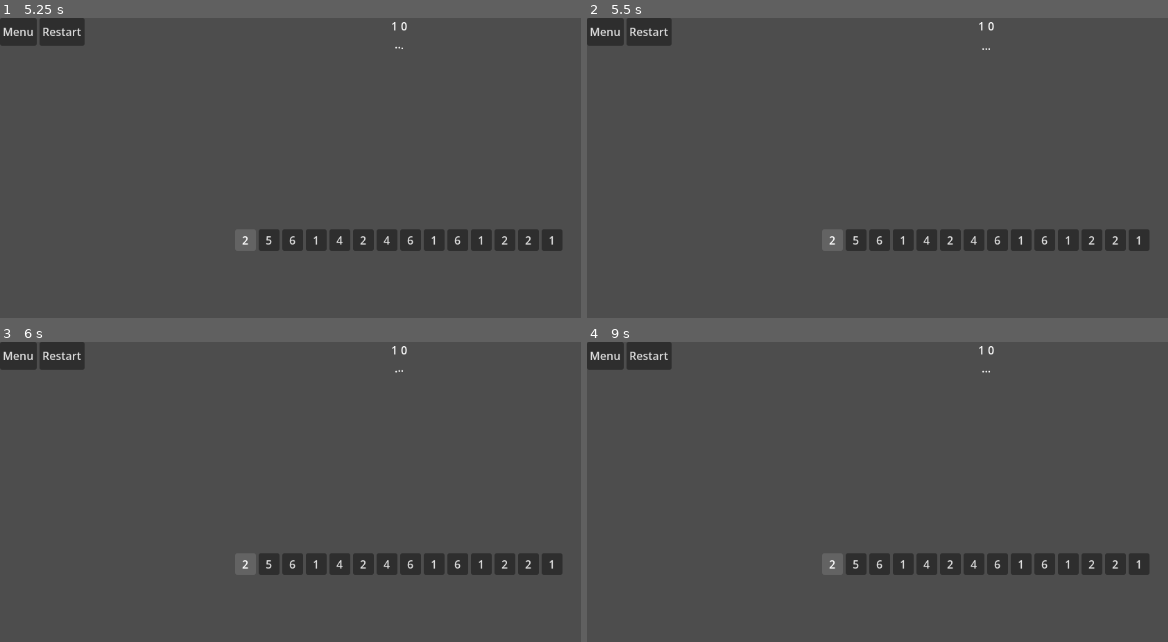
Above: before the commit, frames 1-4 (two rows, left to right).
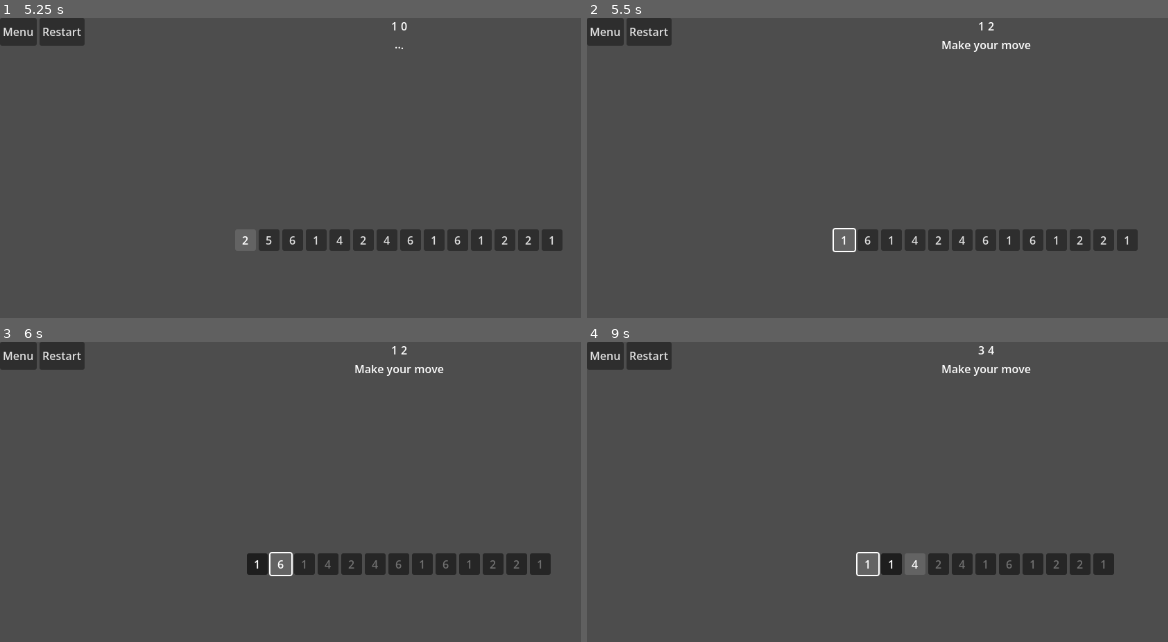
Above: after the commit, the same moments.

Repository: EriksErcums/MI_Pirmais_Praktiskais_Darbs_L2
Game: Godot game, scene res://Menu/Menu.tscn
Same seed, same stepped clock (60 frames per second), same inputs: the game is played once before the commit and once after it.
Inputs (mouse positions are in pixels of both pictures, inside the frame that each line leads up to):
- Up to frame 1 (5.25 s): click "Play" at 0.5 s; click "Restart" at 1.25 s; click "Restart" at 2 s; click "Restart" at 2.75 s; click "3" at 3.5 s; click "5" at 4.25 s; click "2" at 5 s
- Up to frame 2 (5.5 s): no input
- Up to frame 3 (6 s): click "1" at 5.75 s
- Up to frame 4 (9 s): click (854, 564) at 6.5 s, where only the run before the commit has a clickable "5"; click "6" at 7.25 s; click "1" at 8 s; click "1" at 8.75 s

Frame 1 is identical in both runs. In frame 2, 1.4% of the frame differs, in the area x 41-97%, y 1-78%; in frame 3, 1.6%; in frame 4, 1.9%.

Commit message:
Tree/algorithm refactoring + other improvements

Diff:
--- a/Cell/Cell.tscn
+++ b/Cell/Cell.tscn
@@ -1,6 +1,5 @@
 [gd_scene format=3 uid="uid://b7t13c10inr82"]
 
-[ext_resource type="Theme" uid="uid://06p3ln6yr5lg" path="res://Cell/Cell_Theme.tres" id="1_amw0d"]
 [ext_resource type="Script" uid="uid://crtd2m0y6bkjg" path="res://Cell/Cell.gd" id="2_sg20i"]
 
 [node name="Button" type="Button" unique_id=1038962122]
@@ -8,7 +7,6 @@
 offset_right = 30.0
 offset_bottom = 31.0
 size_flags_vertical = 4
-theme = ExtResource("1_amw0d")
 toggle_mode = true
 text = "1"
 script = ExtResource("2_sg20i")
--- a/Cell/Cell_Theme.tres
+++ /dev/null
@@ -1,3 +0,0 @@
-[gd_resource type="Theme" format=3 uid="uid://06p3ln6yr5lg"]
-
-[resource]
--- a/Common/Algorithms.gd
+++ b/Common/Algorithms.gd
@@ -5,63 +5,60 @@
 const PLAYER_MOVE: bool = false
 const BOT_MOVE: bool = true
 
-static func best_move(state: State, depth: int, prune: bool) -> Vector2i:
+static func best_move(tree: GameTree, depth: int, prune: bool) -> Vector2i:
 	var best_score: int = MIN_INT
 	var move: Vector2i = Vector2i(-1, -1)
-	print("Board:", state.nums)
+	print("Board: ", tree.states[0].nums)
 
-	for i: int in state.nums.size() - 1:
-		var _state: State = state.clone()
-		_state.process_turn(i, i+1, BOT_MOVE)
+	# `i` is used only for debugging
+	var i: int = 0
+	for child_id: int in tree.verticies[0]:
 		var score: int
-		if prune: score = alphabeta(_state, depth, best_score, MAX_INT, PLAYER_MOVE)
-		else: score = minimax(_state, depth, PLAYER_MOVE)
+		if prune: score = alphabeta(tree, child_id, depth-1, best_score, MAX_INT, BOT_MOVE)
+		else: score = minimax(tree, child_id, depth-1, BOT_MOVE)
 
 		print("Move ", i, "+", i+1, " -> score:", score)
 		if score > best_score:
 			best_score = score
 			move = Vector2i(i, i+1)
-	print("Chosen move:", move, " score:", best_score, "\n")
+		i += 1
+	print("Chosen move: ", move, " score:", best_score, "\n")
 	return move
 
-static func minimax(state: State, depth: int, is_maxing: bool) -> int:
+static func minimax(tree: GameTree, state_id: int, depth: int, is_maxing: bool) -> int:
+	var state: State = tree.states[state_id]
 	# Terminal state
 	if state.nums.size() <= 1 || depth == 0:
-		return state.eval()
+		# Trust me this one doesn't leak
+		return state.eval(is_maxing)
 
 	if is_maxing:
 		var best: int = MIN_INT
-		for i: int in state.nums.size()-1:
-			var _state: State = state.clone()
-			_state.process_turn(i, i+1, BOT_MOVE)
-			var score: int = minimax(_state, depth-1, PLAYER_MOVE)
+		for child_id: int in tree.verticies[state_id]:
+			var score: int = minimax(tree, child_id, depth-1, PLAYER_MOVE)
 			best = max(best, score)
 		return best
 	else:
 		var best: int = MAX_INT
-		for i: int in state.nums.size()-1:
-			var _state: State = state.clone()
-			_state.process_turn(i, i+1, PLAYER_MOVE)
-			var score: int = minimax(_state, depth-1, BOT_MOVE)
+		for child_id: int in tree.verticies[state_id]:
+			var score: int = minimax(tree, child_id, depth-1, BOT_MOVE)
 			best = min(best, score)
 		return best
 
 
-static func alphabeta(state: State, depth: int, alpha: int, beta: int, is_maxing: bool) -> int:
+static func alphabeta(tree: GameTree, state_id: int, depth: int, alpha: int, beta: int, is_maxing: bool) -> int:
+	var state: State = tree.states[state_id]
 	# Terminal state
 	if state.nums.size() <= 1 || depth == 0:
-		return state.eval()
+		return state.eval(is_maxing)
 
 	# Player 2 (Computer) turn - maximize
 	if is_maxing:
 		var best: int = MIN_INT
-		for i: int in state.nums.size()-1:
-			var _state: State = state.clone()
-			_state.process_turn(i, i+1, BOT_MOVE)
-			var score: int = alphabeta(_state, depth-1, alpha, beta, PLAYER_MOVE)
+		for child_id: int in tree.verticies[state_id]:
+			var score: int = alphabeta(tree, child_id, depth-1, alpha, beta, PLAYER_MOVE)
 			best = max(best, score)
 			alpha = max(alpha, best)
-
 			# pruning condition
 			if beta <= alpha: break
 		return best
@@ -69,13 +66,10 @@
 	# Player 1 turn - minimize
 	else:
 		var best: int = MAX_INT
-		for i: int in state.nums.size()-1:
-			var _state: State = state.clone()
-			_state.process_turn(i, i+1, PLAYER_MOVE)
-			var score: int = alphabeta(_state, depth-1, alpha, beta, BOT_MOVE)
+		for child_id: int in tree.verticies[state_id]:
+			var score: int = alphabeta(tree, child_id, depth-1, alpha, beta, BOT_MOVE)
 			best = min(best, score)
 			beta = min(beta, best)
-
 			#pruning condition
 			if beta <= alpha: break
 		return best
--- a/Common/GameTree.gd
+++ b/Common/GameTree.gd
@@ -1,41 +1,33 @@
-class_name GameTree extends RefCounted
-
-const INF: int = 1 << 30
+class_name GameTree extends Object
 
 var states: Array[State]
 var verticies: Dictionary[int, PackedInt32Array]
 
-func _init(init_state: State, depth: int = -1, is_p1_turn: bool = true) -> void:
+func _init(init_state: State) -> void:
 	states = []
 	verticies = {}
-	var root_state = init_state.clone()
-	states.append(root_state)
-	if depth > 0:
-		build_tree(0, depth, is_p1_turn)
+	states.append(init_state.clone())
+	#if depth > 0: build_tree(0, depth, p2_turn)
 
-func build_tree(state_id: int, depth: int, is_p1_turn: bool) -> void:
-	if depth == 0:
-		return
-	var state = states[state_id]
-	# built-in generate_children() //////////////////
-	var children = []
+func build_tree(state_id: int, depth: int, p2_turn: bool) -> void:
+	if depth == 0: return
+
+	var state: State = states[state_id]
+	var children: Array[State] = []
 	if state.nums.size() > 1:
-		for i in range(state.nums.size() - 1):
-			var child = state.clone()
-			child.process_turn(i, i + 1, not is_p1_turn)
+		for i: int in state.nums.size() - 1:
+			var child: State = state.clone()
+			child.process_turn(i, i + 1, p2_turn)
 			children.append(child)
+
 	verticies[state_id] = []
-	for child in children:
-		var child_id = states.size()
+	for child: State in children:
+		var child_id: int = states.size()
 		states.append(child)
 		verticies[state_id].append(child_id)
-		build_tree(child_id, depth - 1, not is_p1_turn)
+		build_tree(child_id, depth - 1, !p2_turn)
 
-
-func add_state(state: State) -> void:
-	states.append(state)
-
-func add_vertice(from_id: int, to_id: int) -> void:
-	if not verticies.has(from_id):
-		verticies[from_id] = []
-	verticies[from_id].append(to_id)
+func free_states() -> void:
+	for state: State in states: state.free()
+	states.clear()
+	verticies.clear()
--- a/Common/State.gd
+++ b/Common/State.gd
@@ -1,8 +1,8 @@
-class_name State extends RefCounted
+class_name State extends Object
 
-var nums: PackedInt32Array
 var p1_score: int = 0
 var p2_score: int = 0
+var nums: PackedInt32Array
 
 # Use this for simulating turns
 func process_turn(pos1: int, pos2: int, p2_turn: bool) -> void:
@@ -24,18 +24,17 @@
 	if p2_turn: p2_score += score
 	else: p1_score += score
 
-# Returns a score where higher is better for player 2(AI bot)
-func eval() -> int:
+# Returns a score where higher is better for player 2 (AI bot)
+func eval(p2_turn: bool) -> int:
 	var score: int = (p2_score - p1_score) * 100
+	var sevens: int = 0
 	for i: int in nums.size() - 1:
-		var sum: int = nums[i] + nums[i+1]
+		if nums[i] + nums[i+1] == 7: sevens += 1
 
-		if sum == 7: score += 45
-		elif sum == 6 || sum == 8: score += 8
-		elif sum == 5 || sum == 9: score += 3
-
-		if sum > 7: sum -= 6
-		if sum == 3 || sum == 4: score += 2
+	var p2_adv: bool = sevens % 2 != 0
+	if !p2_turn: p2_adv = !p2_adv
+	if p2_adv: score += 10
+	else: score -= 10
 	return score
 
 func clone() -> State:
--- a/Game/GameLoop.gd
+++ b/Game/GameLoop.gd
@@ -19,6 +19,8 @@
 const P2_WON_STR: String = "You lost!"
 const DRAFT_STR: String = "Draft!"
 const COLOR_SHINE: Color = Color(4.5, 4.5, 4.5)
+const TREE_DEPTH: int = 4
+const MIN_WAIT_MSEC: int = 1000
 
 # Input
 var init_turn: bool = false
@@ -31,13 +33,13 @@
 var state: State
 var cur_cell: Cell
 var cells: Array[Cell]
-var algo_thread: Thread
+var tree_thread: Thread
 # https://docs.godotengine.org/en/stable/tutorials/performance/using_multiple_threads.html
 
 
 # Init
 func _ready() -> void:
-	algo_thread = Thread.new()
+	tree_thread = Thread.new()
 	p2_turn = init_turn
 	state = State.new()
 	state.nums.resize(cells_max)
@@ -57,11 +59,18 @@
 		cell_prev = cell
 		cells[i] = cell
 
-	game_tree = GameTree.new(state, -1)
 	assign_turn()
 
 func _exit_tree() -> void:
-	if algo_thread.is_alive(): algo_thread.wait_to_finish()
+	if tree_thread.is_alive(): tree_thread.wait_to_finish()
+	if game_tree:
+		game_tree.free_states()
+		game_tree.free()
+
+func _create_tree() -> GameTree:
+	var _game_tree: GameTree = GameTree.new(state)
+	if TREE_DEPTH > 0: _game_tree.build_tree(0, TREE_DEPTH, p2_turn)
+	return _game_tree
 
 
 # --- Commands ---
@@ -72,22 +81,34 @@
 		# Bot turn
 		lb_flavor.text = P2_TURN_STR
 		# Blocks the board
-		container.mouse_behavior_recursive = Control.MOUSE_BEHAVIOR_DISABLED
-		container.focus_behavior_recursive = Control.FOCUS_BEHAVIOR_DISABLED
+		mouse_behavior_recursive = Control.MOUSE_BEHAVIOR_DISABLED
+		focus_behavior_recursive = Control.FOCUS_BEHAVIOR_DISABLED
+
 		if cells.size() > 1:
-			await get_tree().create_timer(1.5).timeout
-			var algo_call: Callable = Algorithms.best_move.bind(state, 4, pruning)
-			algo_thread.start(algo_call)
-			var tree: SceneTree = get_tree()
-			while algo_thread.is_alive(): await tree.physics_frame
-			var move: Vector2i = algo_thread.wait_to_finish()
+			var start_msec: int = Time.get_ticks_msec()
+			tree_thread.start(_create_tree)
+			while tree_thread.is_alive(): await get_tree().physics_frame
+			if game_tree:
+				game_tree.free_states()
+				game_tree.free()
+			game_tree = tree_thread.wait_to_finish()
+			#await get_tree().physics_frame
+
+			tree_thread.start(Algorithms.best_move.bind(game_tree, 4, pruning))
+			while tree_thread.is_alive(): await get_tree().physics_frame
+			var move: Vector2i = tree_thread.wait_to_finish()
+
+			var diff: int = Time.get_ticks_msec() - start_msec
+			if diff < MIN_WAIT_MSEC:
+				var delay: float = (MIN_WAIT_MSEC - diff) * 0.001
+				await get_tree().create_timer(delay).timeout
 			_pop_cells(cells[move.x], cells[move.y])
 		else:
 			await get_tree().create_timer(0.75).timeout
 			_pop_cell()
 		# Unblocks the board
-		container.mouse_behavior_recursive = Control.MOUSE_BEHAVIOR_INHERITED
-		container.focus_behavior_recursive = Control.FOCUS_BEHAVIOR_INHERITED
+		mouse_behavior_recursive = Control.MOUSE_BEHAVIOR_INHERITED
+		focus_behavior_recursive = Control.FOCUS_BEHAVIOR_INHERITED
 	else:
 		# Player turn
 		lb_flavor.text = P1_TURN_STR
--- a/Menu/Menu.gd
+++ b/Menu/Menu.gd
@@ -8,7 +8,7 @@
 
 # @export let's us modify variable from the editor
 # You can get references from scenes you using $<node_path> and get_node()
-# functions too, but they are slower and more inconvinient
+# functions too, but they are slower and less convinient
 @export var slider_cells: HSlider
 @export var label_cells: Label
 @export var checkbtn_turn: CheckButton
@@ -46,7 +46,6 @@
 	var game_scene: PackedScene = load(GAME_PATH)
 	var game: GameLoop = game_scene.instantiate()
 	game.cells_max = cells
-	game.p2_turn = p2_turn
 	game.init_turn = p2_turn
 	game.pruning = pruning
 	get_parent().add_child(game)
--- a/project.godot
+++ b/project.godot
@@ -14,6 +14,10 @@
 run/main_scene="uid://dtbxf80dbs1oi"
 config/features=PackedStringArray("4.6", "Forward Plus")
 
+[display]
+
+display_server/driver.linuxbsd="wayland"
+
 [physics]
 
 3d/physics_engine="Jolt Physics"
